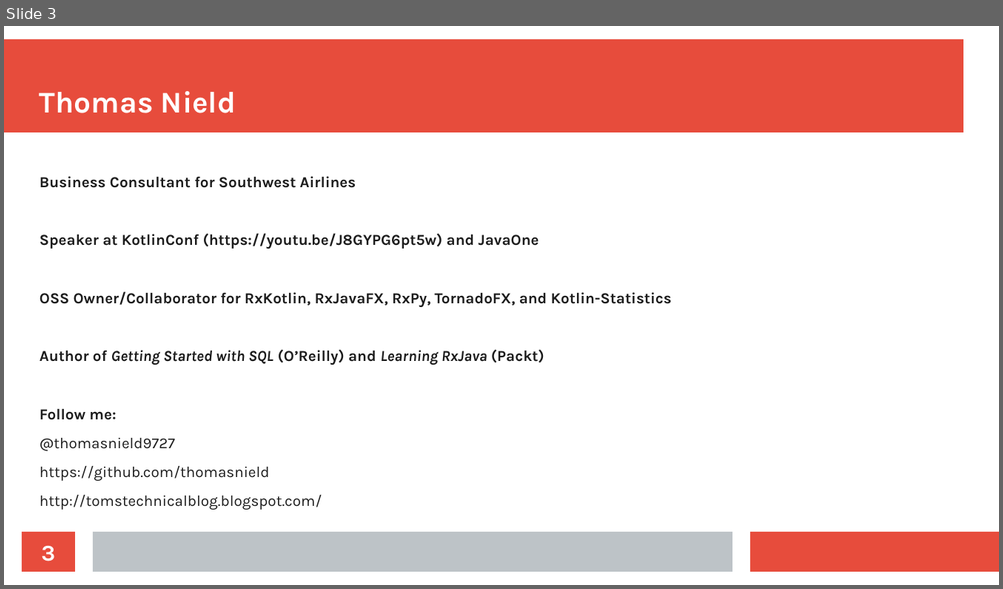
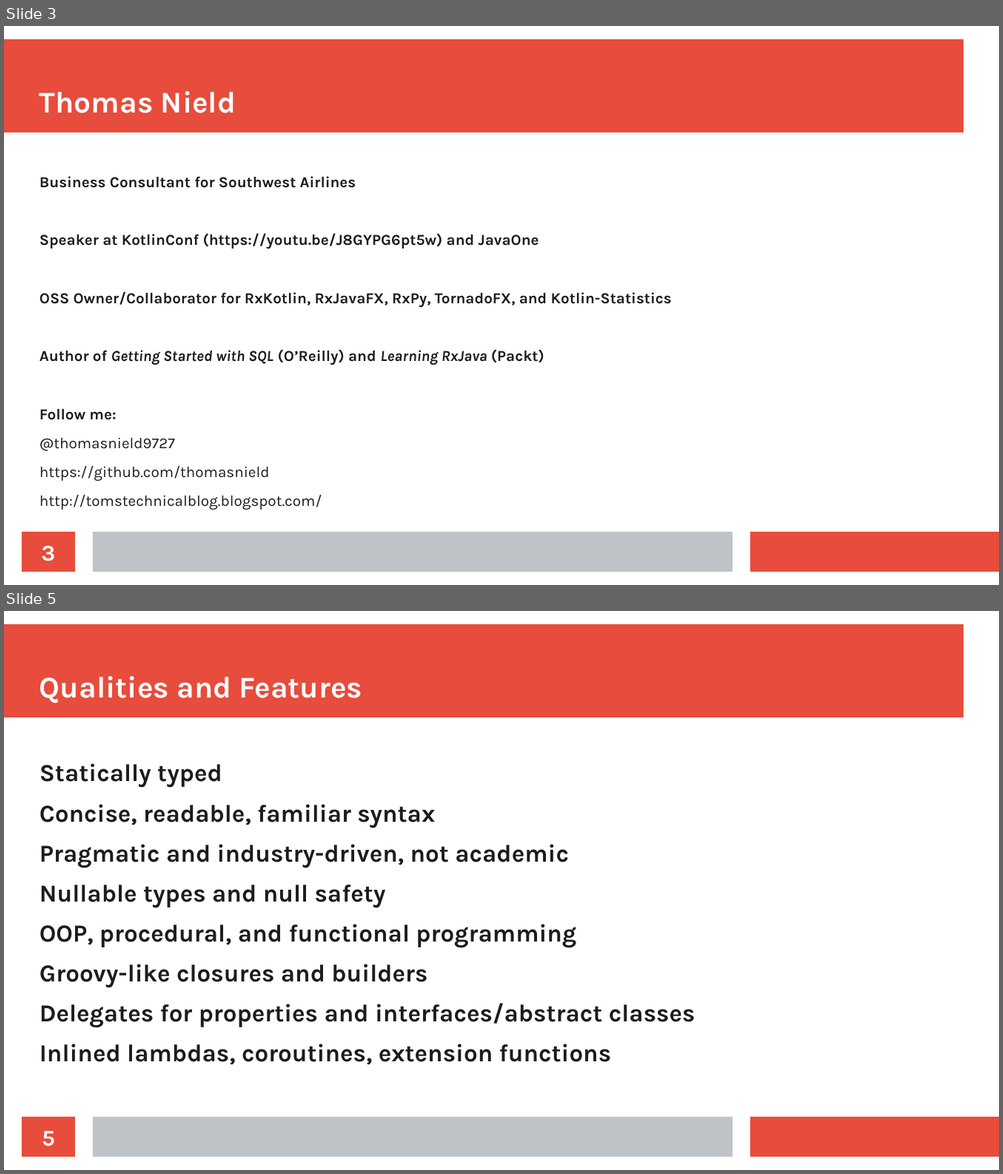
Before and after one commit to thomasnield/kotlin_for_java_devs_talk, a slide deck: slides.odp. Shown one above the other, each under a label of ours: slide 3 before the commit, slides 3 and 5 after it; the slides between them are not shown. The pictures are 1003x589 and 1003x1174 pixels, drawn with LibreOffice and Linux fonts; fonts in the diff are those of the drawing. Boxes give left, top, right and bottom in pixels: in the first picture for what was removed or moved away, otherwise in the second. Text is boxed around its words. In the diff, an @@ line names an element or a change of style, - is before the commit and + after.

```diff
--- a/slides.odp
+++ b/slides.odp
@@ slide 5 added at [4, 611, 999, 1170], background #FFFFFF; not listed: 3 template elements that a slide beside it also shows @@
@@ title added at [40, 676, 363, 703], 24 pt, text #FFFFFF, bold @@
+Qualities and Features
@@ text added at [40, 763, 695, 1065], 19.5 pt, text #1C1C1C, bold @@
+Statically typed
+Concise, readable, familiar syntax
+Pragmatic and industry-driven, not academic
+Nullable types and null safety
+OOP, procedural, and functional programming
+Groovy-like closures and builders
+Delegates for properties and interfaces/abstract classes
+Inlined lambdas, coroutines, extension functions
@@ page number added at [22, 1117, 75, 1157], fill #E74C3C, 18 pt, text #FFFFFF, bold @@
+5
```
Also in this commit, not shown: 1 slide changed, 2 other slides added, 27 other files.
